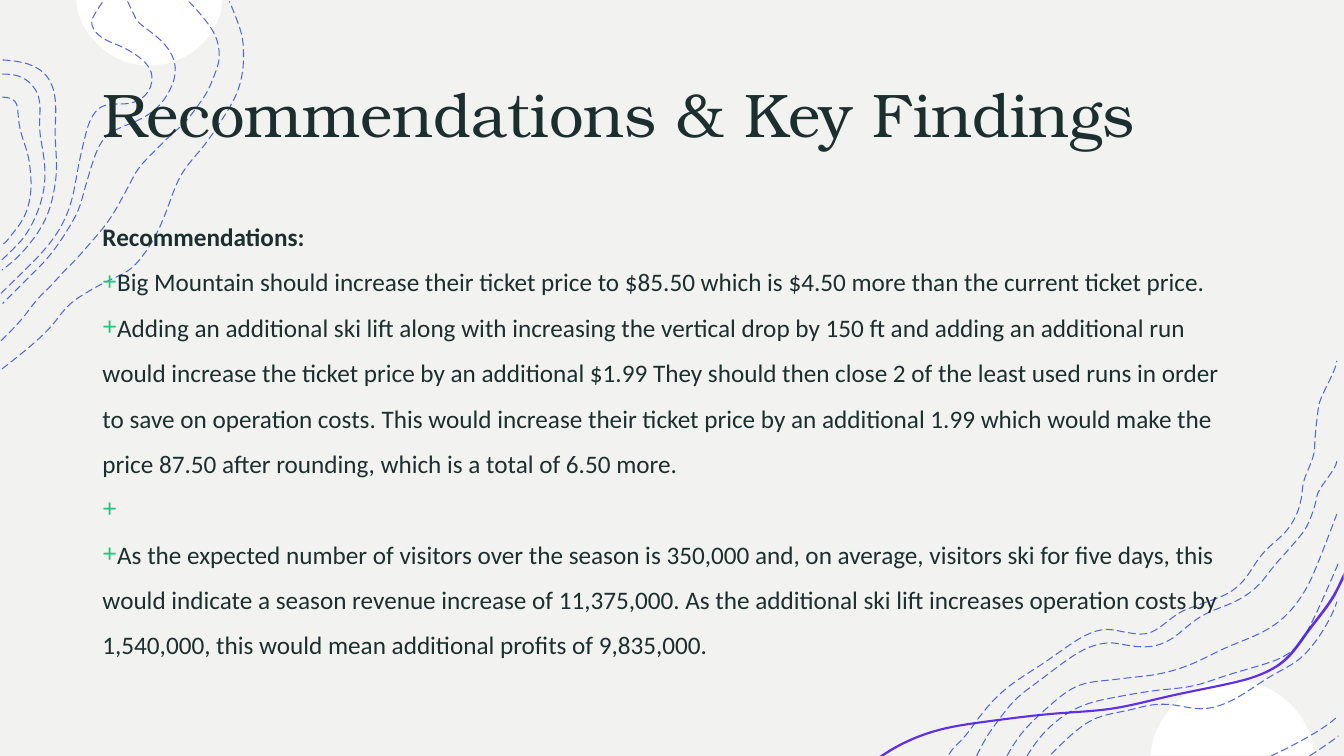
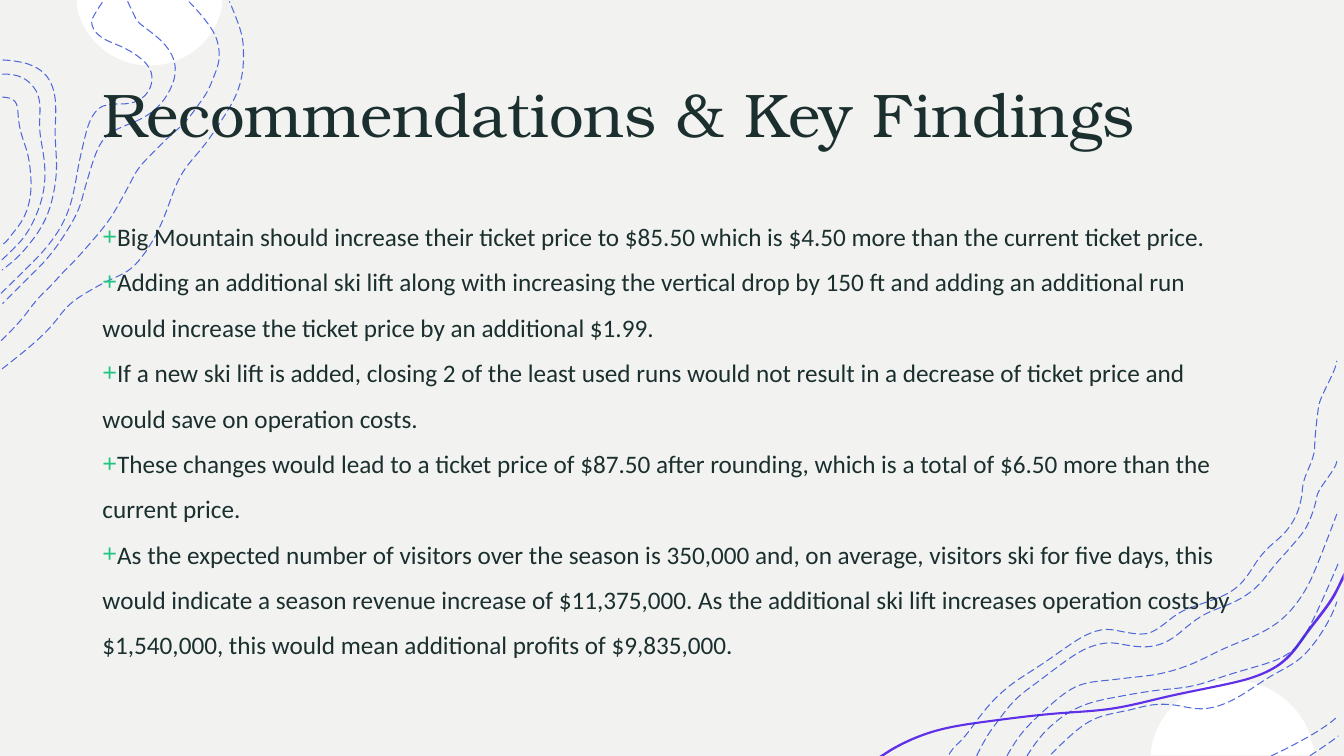
Before and after one commit to vanand102/DataScienceGuidedCapstone, a slide deck: slide 3 of Notebooks/07_Guided Capstone Presentation.pptx. Drawn at 1344x756 pixels with LibreOffice and Linux fonts; fonts in the diff are those of the drawing. Boxes give left, top, right and bottom in pixels: in the first picture for what was removed or moved away, otherwise in the second. Text is boxed around its words. In the diff, an @@ line names an element or a change of style, - is before the commit and + after.

```diff
--- a/Notebooks/07_Guided Capstone Presentation.pptx
+++ b/Notebooks/07_Guided Capstone Presentation.pptx
@@ text at <box>102,226,304,253</box>: paragraph removed @@
-Recommendations:
@@ text at <box>102,271,1230,658</box>: text changed @@
-+ Adding an additional ski lift along with increasing the vertical drop by 150 ft and adding an additional run would increase the ticket price by an additional $1.99 They should then close 2 of the least used runs in order to save on operation costs. This would increase their ticket price by an additional 1.99 which would make the price 87.50 after rounding, which is a total of 6.50 more.
-+ As the expected number of visitors over the season is 350,000 and, on average, visitors ski for five days, this would indicate a season revenue increase of 11,375,000. As the additional ski lift increases operation costs by 1,540,000, this would mean additional profits of 9,835,000.
++ Adding an additional ski lift along with increasing the vertical drop by 150 ft and adding an additional run would increase the ticket price by an additional $1.99.
++ If a new ski lift is added, closing 2 of the least used runs would not result in a decrease of ticket price and would save on operation costs.
++ These changes would lead to a ticket price of $87.50 after rounding, which is a total of $6.50 more than the current price.
++ As the expected number of visitors over the season is 350,000 and, on average, visitors ski for five days, this would indicate a season revenue increase of $11,375,000. As the additional ski lift increases operation costs by $1,540,000, this would mean additional profits of $9,835,000.
```
Also in this commit, not shown: 5 other slides changed, 1 other file.
